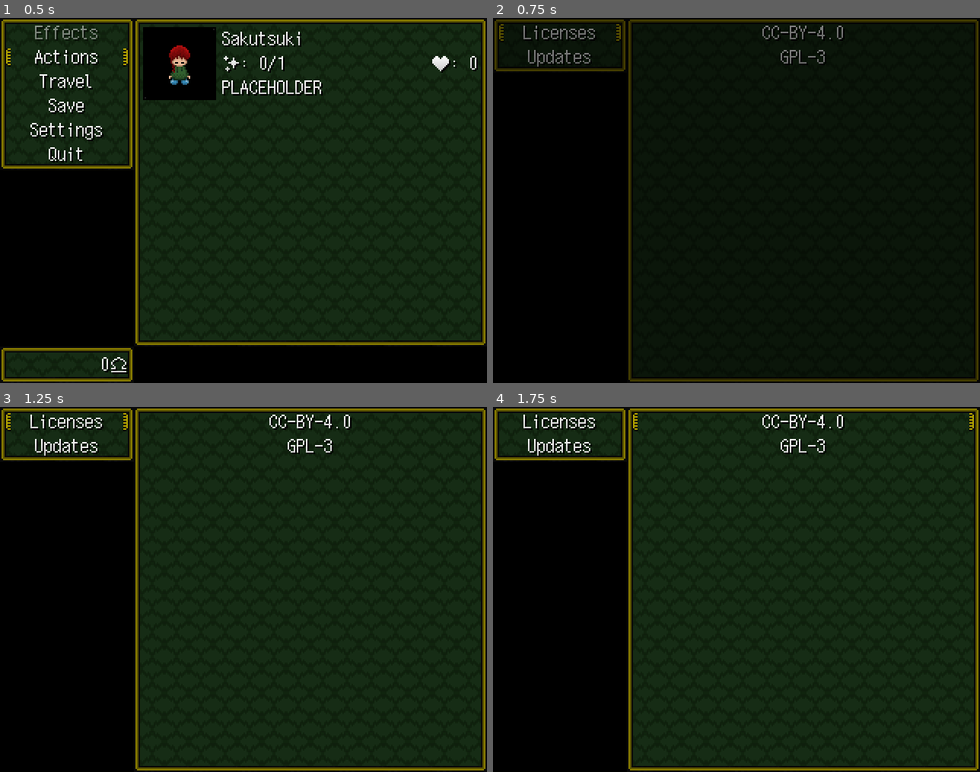
Above: before the commit, frames 1-4 (two rows, left to right).
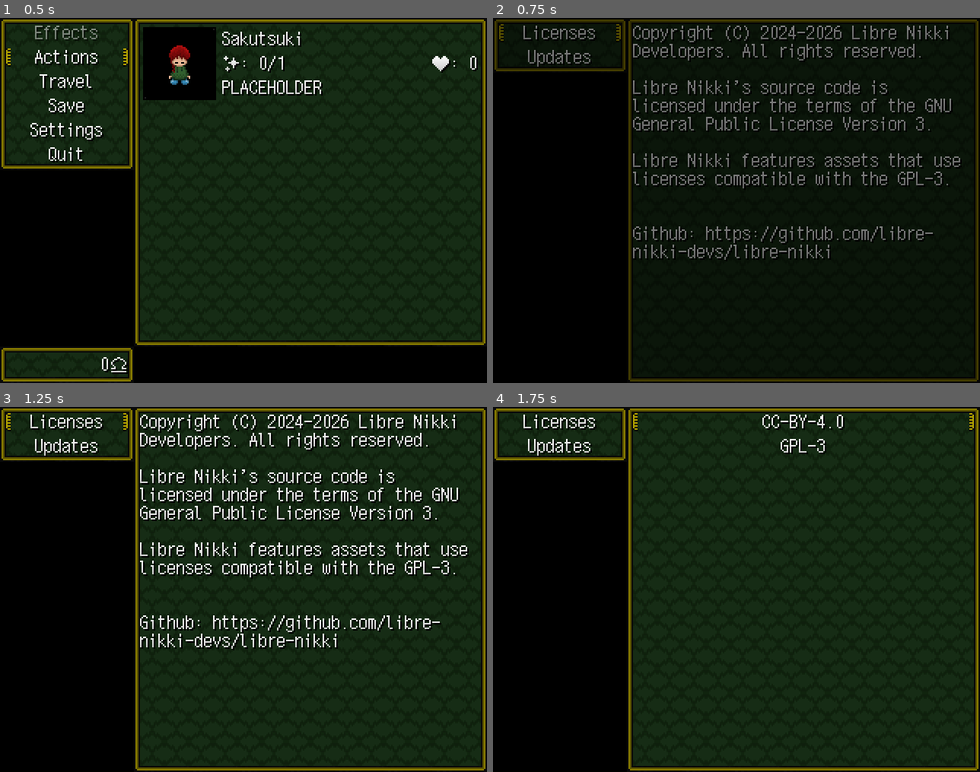
Above: after the commit, the same moments.

Repository: libre-nikki-devs/libre-nikki
Game: Godot game, scene res://scenes/ui/player_menu.tscn
Two runs of this game, one before a commit and one after it. Both use one fixed random seed, a clock stepped at 60 frames per second and the inputs below. This scene is started directly instead of the project's main scene.
Inputs:
- Up to frame 1 (0.5 s): no input
- Up to frame 2 (0.75 s): click "Settings" at 0.5 s
- Up to frame 3 (1.25 s): no input
- Up to frame 4 (1.75 s): click "Licenses" at 1.25 s

Frame 1 is identical in both runs. In frame 2, 5.0% of the frame differs, in the area x 28-96%, y 2-67%; in frame 3, 9.0%, in the area x 28-97%, y 2-67%; in frame 4, nothing differs.

Commit message:
SettingsMenu: Add MainLabel

Diff:
--- a/scenes/ui/settings_menu.tscn
+++ b/scenes/ui/settings_menu.tscn
@@ -36,7 +36,21 @@
 offset_bottom = 240.0
 grow_horizontal = 0
 
+[node name="MainLabel" type="RichTextLabel" parent="MainPanelContainer"]
+layout_mode = 2
+bbcode_enabled = true
+text = "Copyright (C) 2024-2026 Libre Nikki Developers. All rights reserved.
+
+Libre Nikki's source code is licensed under the terms of the GNU General Public License Version 3.
+
+Libre Nikki features assets that use licenses compatible with the GPL-3.
+
+
+Github: [url]https://github.com/libre-nikki-devs/libre-nikki[/url]"
+meta_underlined = false
+
 [node name="LicensesVBoxContainer" type="VBoxContainer" parent="MainPanelContainer"]
+visible = false
 layout_mode = 2
 
 [node name="CCButton" type="Button" parent="MainPanelContainer/LicensesVBoxContainer"]
@@ -132,6 +146,7 @@
 horizontal_alignment = 1
 vertical_alignment = 1
 
+[connection signal="meta_clicked" from="MainPanelContainer/MainLabel" to="." method="_on_main_label_meta_clicked"]
 [connection signal="pressed" from="MainPanelContainer/LicensesVBoxContainer/CCButton" to="." method="_on_cc_button_pressed"]
 [connection signal="pressed" from="MainPanelContainer/LicensesVBoxContainer/GPLButton" to="." method="_on_gpl_button_pressed"]
 [connection signal="pressed" from="SidePanelContainer/SideVBoxContainer/LicensesButton" to="." method="_on_licenses_button_pressed"]
--- a/scripts/ui/settings_menu.gd
+++ b/scripts/ui/settings_menu.gd
@@ -19,9 +19,7 @@
 @onready var licenses_button := $SidePanelContainer/SideVBoxContainer/LicensesButton
 @onready var licenses_menu := $MainPanelContainer/LicensesVBoxContainer
 @onready var side_menu := $SidePanelContainer/SideVBoxContainer
-
-func _ready() -> void:
-	licenses_menu.show()
+@onready var main_label := $MainPanelContainer/MainLabel
 
 func _input(event: InputEvent) -> void:
 	if event.is_action_pressed("ui_go_back"):
@@ -35,6 +33,8 @@
 		if focus_owner:
 			match focus_owner.get_parent():
 				licenses_menu:
+					main_label.show()
+					licenses_menu.hide()
 					licenses_button.grab_focus()
 
 				side_menu:
@@ -43,7 +43,11 @@
 func _get_focus_grabber() -> Control:
 	return licenses_button
 
+func _on_main_label_meta_clicked(meta: Variant) -> void:
+	OS.shell_open(meta)
+
 func _on_licenses_button_pressed() -> void:
+	main_label.hide()
 	licenses_menu.show()
 
 	for child: Node in licenses_menu.get_children():
